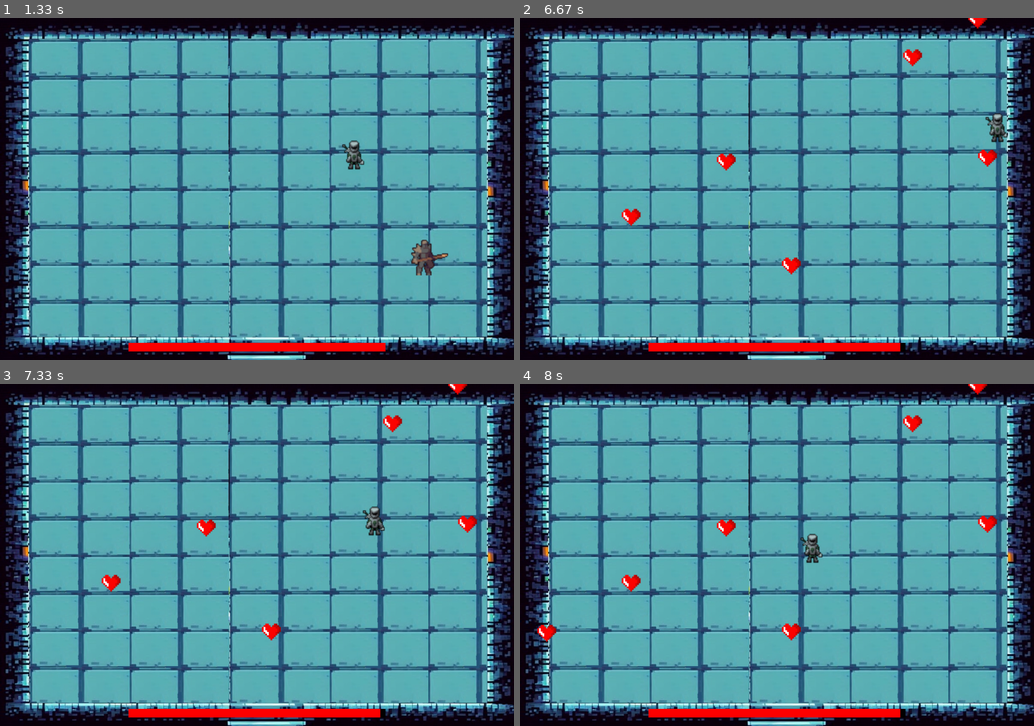
Above: before the commit, frames 1-4 (two rows, left to right).
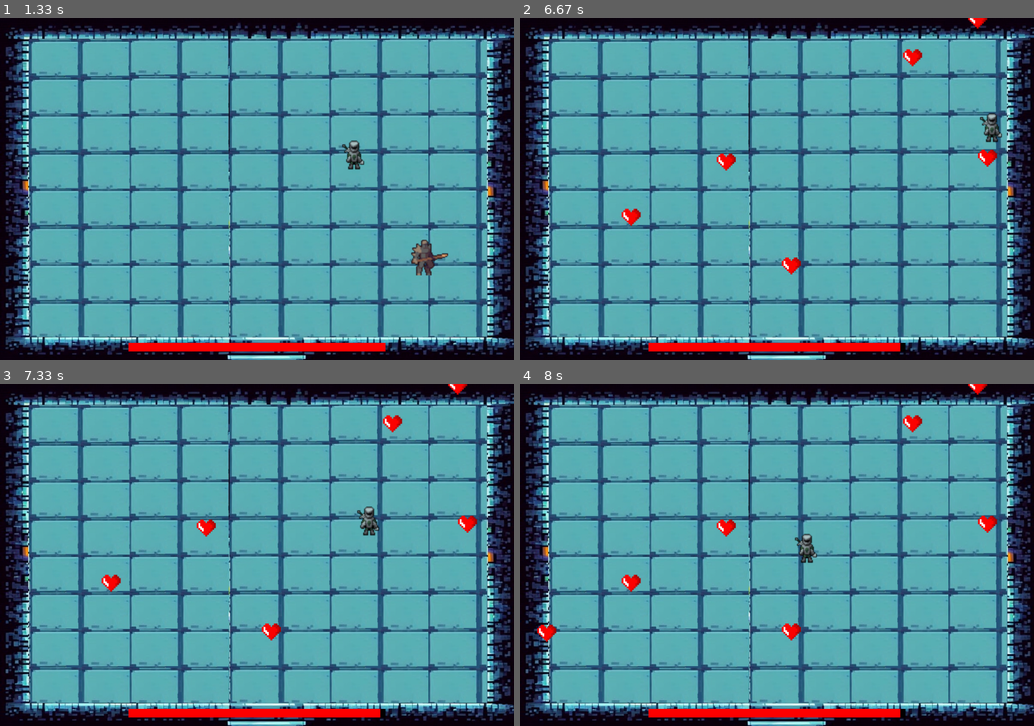
Above: after the commit, the same moments.

Repository: Vronst/Pygame_Binding_of_Isaac
Game: pygame game, started from menu.py
Same seed, same stepped clock (60 frames per second), same inputs: the game is played once before the commit and once after it.
Inputs (mouse positions are in pixels of both pictures, inside the frame that each line leads up to):
- Up to frame 1 (1.33 s): click (257, 82) at 0.38 s; hold Right 0.67-1.13 s; move the mouse to (236, 202) at 0.7 s; hold Up from 1.17 s (still down)
- Up to frame 2 (6.67 s): release Up at 1.47 s; hold Right 1.5-1.97 s; hold Left 2-2.53 s; hold Down 2.57-2.87 s; hold Left 2.9-3.3 s; hold Up 3.33-3.7 s; hold Right 3.73-4.37 s; hold Down 4.4-4.77 s; hold Left 4.8-5.27 s; hold Right 5.3-5.77 s; hold Up 5.8-6.1 s; hold Right 6.13-6.6 s; hold Left from 6.63 s (still down)
- Up to frame 3 (7.33 s): release Left at 7.17 s; hold Down from 7.2 s (still down)
- Up to frame 4 (8 s): release Down at 7.5 s; hold Left 7.53-7.93 s; hold Up from 7.97 s (still down)

Frame 1 is identical in both runs. In frame 2, 0.3% of the frame differs, in the area x 19-95%, y 0-75%; in frame 3, 0.3%; in frame 4, 0.4%, in the area x 3-93%, y 0-76%.

Commit message:
making doors

Diff:
--- a/character.py
+++ b/character.py
@@ -26,17 +26,17 @@
 
         # blocking out of border movement
         # bottom
-        if self.rect.bottom > self.borders[1]:
-            self.rect.bottom = self.borders[1]
+        if self.rect.bottom > self.borders[1] - 50:
+            self.rect.bottom = self.borders[1] - 50
         # top
-        if self.rect.top < 0:
-            self.rect.top = 0
+        if self.rect.top < 50:
+            self.rect.top = 50
         # left
-        if self.rect.centerx < 50:
-            self.rect.centerx = 50
+        if self.rect.centerx < 100:
+            self.rect.centerx = 100
         # right
-        if self.rect.centerx > self.borders[0] - 50:
-            self.rect.centerx = self.borders[0] - 50
+        if self.rect.centerx > self.borders[0] - 85:
+            self.rect.centerx = self.borders[0] - 85
 
     def tired(self):
         return False
--- a/doors.py
+++ /dev/null
@@ -1,10 +0,0 @@
-import pygame
-
-
-class Door(pygame.sprite.Sprite):
-
-    def __init__(self, image):
-        super().__init__()
-        self.rooms = {'top': None, 'bottom': None, 'left': None, 'right': None}
-        self.image = image
-        self.rect = self.image.get_rect()
--- a/enemies.py
+++ b/enemies.py
@@ -95,9 +95,9 @@
         now = pygame.time.get_ticks()
         if now - self._last_cooldown > self.cooldown:
             path = os.path.join(os.getcwd(), 'images')
-            if self.rect.x < self.player.x: #player on the right side
+            if self.rect.x < self.player.x:  # player on the right side
                 bullet_image = pygame.image.load(os.path.join(path, 'bullet_right.png')).convert_alpha()
-            else: #player on the left side
+            else:  # player on the left side
                 bullet_image = pygame.image.load(os.path.join(path, 'bullet_left.png')).convert_alpha()
 
             bullet = EnemyBullet(self.rect.x, self.rect.y, bullet_image, self.borders, direction, 3)
--- a/level.py
+++ b/level.py
@@ -7,6 +7,7 @@
 class DetectCollision:
 
     def __init__(self, player: Character, borders: tuple, images: dict, surface: pygame.Surface, background):
+        self.buffs = pygame.sprite.Group()
         self.difficulty = 3
         self.background = background
         self.surface = surface
@@ -34,6 +35,7 @@
         # pygame.time.delay(200)
 
     def update(self):
+        self.buffs.update()
         self.set_of_enemies.update(group=self.set_of_enemies, obstacles=self.set_of_obstacles)
 
         enemy_bullets_group = pygame.sprite.Group() #group of enemy bullets
@@ -52,6 +54,8 @@
 
         self.bad_touch() #taking damage by colliding with enemy
         self.set_of_obstacles.update()
+        if self.player.health == 0:
+            self.restart()
 
         # for enemy in self.set_of_enemies:
         #     if pygame.sprite.spritecollideany(self.player, enemy.attacks):
@@ -60,6 +64,7 @@
         #         self.restart()
 
     def draw(self, screen):
+        self.buffs.draw(screen)
         self.set_of_enemies.draw(screen)
         self.set_of_obstacles.draw(screen)
 
@@ -76,6 +81,8 @@
             self.set_of_enemies.remove(collided_enemy)  # remove collided enemy
 
     def restart(self):
+        self.player.health = 100
+        self.buffs.empty()
         self.set_of_enemies.empty()
         self.set_of_obstacles.empty()
         self.new_level()
--- a/main.py
+++ b/main.py
@@ -23,11 +23,11 @@
 file_names.remove('background.jpg')
 IMAGES = {}
 
-game_music_path = os.path.join('music', 'nojisuma - hallucination.mp3')  #game music path
-pygame.mixer.music.stop()  #stop previous music
-pygame.mixer.music.load(game_music_path)  #load game music
-pygame.mixer.music.play(-1)  #play the game music in a loop
-pygame.mixer.music.set_volume(0.5)  #setting volume
+game_music_path = os.path.join('music', 'nojisuma - hallucination.mp3')  # game music path
+pygame.mixer.music.stop()  # stop previous music
+pygame.mixer.music.load(game_music_path)  # load game music
+pygame.mixer.music.play(-1)  # play the game music in a loop
+pygame.mixer.music.set_volume(0.5)  # setting volume
 
 # get dict with img names and converted img
 for file_name in file_names:
@@ -40,19 +40,18 @@
     image_name = f'hero_idle_{i:02}.png'
     player_images.append(pygame.image.load(os.path.join(path, image_name)).convert_alpha())
 
-heart_image = pygame.image.load(os.path.join(path, 'heart.png'))  #heart image
+heart_image = pygame.image.load(os.path.join(path, 'heart.png'))  # heart image
+# hearts = pygame.sprite.Group()  # group of hearts on the screen
 
 player = Player(DISPLAY[0] / 2, DISPLAY[1] / 2, player_images, DISPLAY)
 # enemy = MeleeEnemy(100, 100, IMAGES['PLAYER'], DISPLAY, player)
 # enemy1 = RangeEnemy(100, 300, IMAGES['PLAYER'], DISPLAY, player, -3, 5)
 level = DetectCollision(player, DISPLAY, IMAGES, screen, BACKGROUND)
-level.new_level()
 
 last_health_update = pygame.time.get_ticks()  # time from start of the game
 last_item_spawn = pygame.time.get_ticks()  # time from start of the game
 item_spawn_interval = 1000
 
-hearts = pygame.sprite.Group()  # group of hearts on the screen
 
 collision_detector = DetectCollision(player, DISPLAY, IMAGES, screen, None)
 # collision detector between player and enemies
@@ -72,23 +71,24 @@
         if event.type == pygame.QUIT:
             running = False
 
-    current_time = pygame.time.get_ticks()  #time from start of the game
+    current_time = pygame.time.get_ticks()  # time from start of the game
     if current_time - last_item_spawn >= item_spawn_interval:
-        new_heart = Heart(heart_image, DISPLAY)  #create new heart objcet
-        hearts.add(new_heart)  #add new_heart to hearts group
-        last_item_spawn = current_time  #reset spawn timer
+        new_heart = Heart(heart_image, DISPLAY)  # create new heart objcet
+        level.buffs.add(new_heart)  # add new_heart to hearts group
+        last_item_spawn = current_time  # reset spawn timer
 
-    collided_hearts = pygame.sprite.spritecollide(player, hearts,
-                                                  True)  #check collides between heart and player and delete collided heart from hearts group, adding it to collided hearts
+    collided_hearts = pygame.sprite.spritecollide(player, level.buffs,
+                                                  True)  # check collides between heart and player and delete
+    # collided heart from hearts group, adding it to collided hearts
     for heart in collided_hearts:
-        heart.heal(player)  #heal from collided heart
+        heart.heal(player)  # heal from collided heart
 
     level.update()  # moving enemies
     player.update(pygame.key.get_pressed())
 
     level.draw(screen)
     player.draw(screen)
-    hearts.draw(screen)
+    # hearts.draw(screen)
     pygame.display.update()
 
     # lets make it 60fps
--- a/menu.py
+++ b/menu.py
@@ -167,7 +167,7 @@
     while True:
         screen.blit(background, (0, 0))  #draw menu background
         for button in buttons:
-            button.show() #draw all of the buttons
+            button.show()  #draw all of the buttons
 
         for event in pygame.event.get():
             if event.type == pygame.QUIT:
@@ -176,17 +176,21 @@
             for button in buttons:
                 if button.click(event):
                     if button.text == "Start":
-                        import main #start the game by import main module
-                        main.main()
+                        try:
+                            import main  # start the game by import main module
+                            main.main()
+                        except AttributeError:
+                            print('Goodbye')
                     elif button.text == "About":
-                        show_about() #start about section
+                        show_about()  # start about section
                     elif button.text == "Instructions":
-                        show_instructions() #start instructions
+                        show_instructions()  # start instructions
                     elif button.text == "Quit":
                         pygame.quit()
-                        sys.exit() #pls dont click it
+                        sys.exit()  # pls dont click it
 
         pygame.display.update()
 
+
 if __name__ == "__main__":
     main_menu()
--- /dev/null
+++ b/rooms.py
@@ -0,0 +1,73 @@
+import pygame
+import random
+from level import DetectCollision
+
+
+class Room:
+
+    def __init__(self, parent, level, direction=None, image=None):
+        self.door_image = image
+        self.doors = []  # should be list
+        self.level = level
+        self.direction = direction
+        self.parent = parent
+        self.init_door()
+
+    def init_door(self):
+        direction = ('top', 'right', 'bottom', 'left')
+        current_set = set()
+        for _ in range(4):
+            current_set.add(random.choice(direction))
+        for x in current_set:
+            door = Door(self.door_image, x, self.level.borders)
+            self.doors.append(door)
+
+    def join(self, direction: str):
+        self.parent.new_map()
+
+
+class Door(pygame.sprite.Sprite):
+
+    def __init__(self, image, position: str, borders: tuple, direction: dict = None):
+        super().__init__()
+        self.where = position
+        self.rooms = {'top': None, 'bottom': None, 'left': None, 'right': None}
+        self.image = image
+        self.rect = self.image.get_rect()
+        # dict for quick position reading
+        self.position = {'top': (borders[0] // 2, 0), 'bottom': (borders[0] // 2, borders[1]),
+                         'left': (0, borders[1] // 2), 'right': (0, borders[1] // 2)}
+        self.rect = self.image.get_rect()
+        # setting position
+        self.rect.center = self.position[position]
+
+    def door_direction(self):
+        return self.where
+
+
+class Map:
+
+    def __init__(self, difficulty: int, player, borders: tuple, images: dict, surface: pygame.Surface,
+                 background) -> None:
+        self.background = background
+        self.surface = surface
+        self.images = images
+        self.borders = borders
+        self.player = player
+        self.difficulty = difficulty
+        self.rooms = []
+        self.current_level = None
+
+    def new_map(self, direction=None):
+        self.rooms.append(Room(self,
+                               DetectCollision(self.player,
+                                               self.borders,
+                                               self.images,
+                                               self.surface,
+                                               self.background,
+                                               ),
+                               direction=direction))
+        self.current_level = self.rooms[-1]
+
+    def add_room(self, room):
+        self.rooms.append(room)
Not shown, changed: README.md
